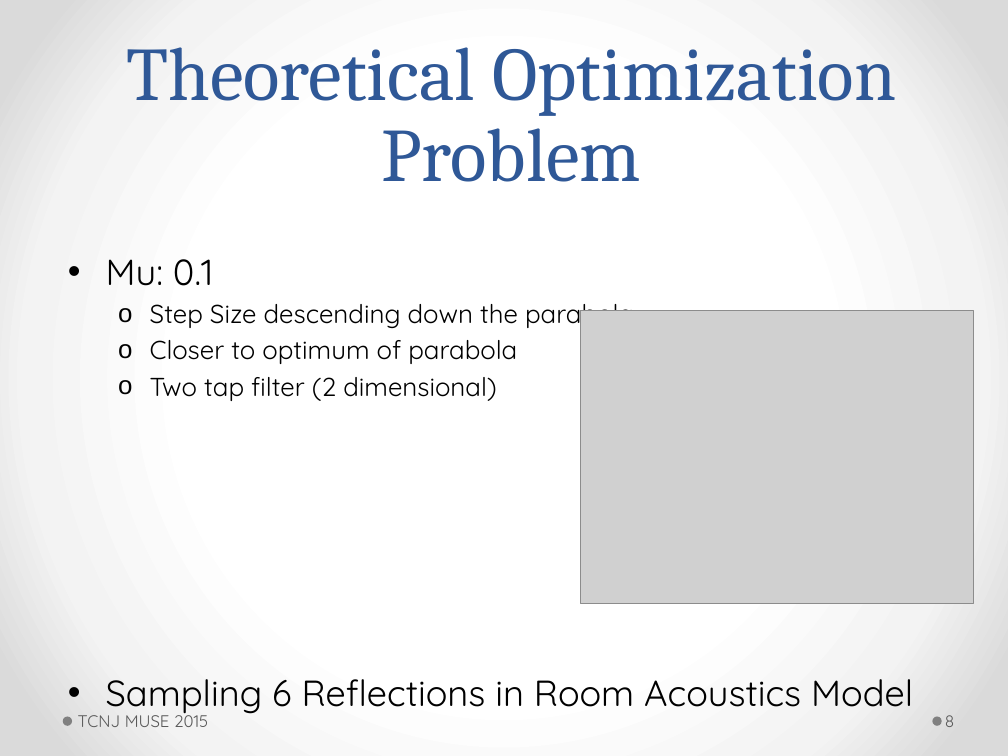
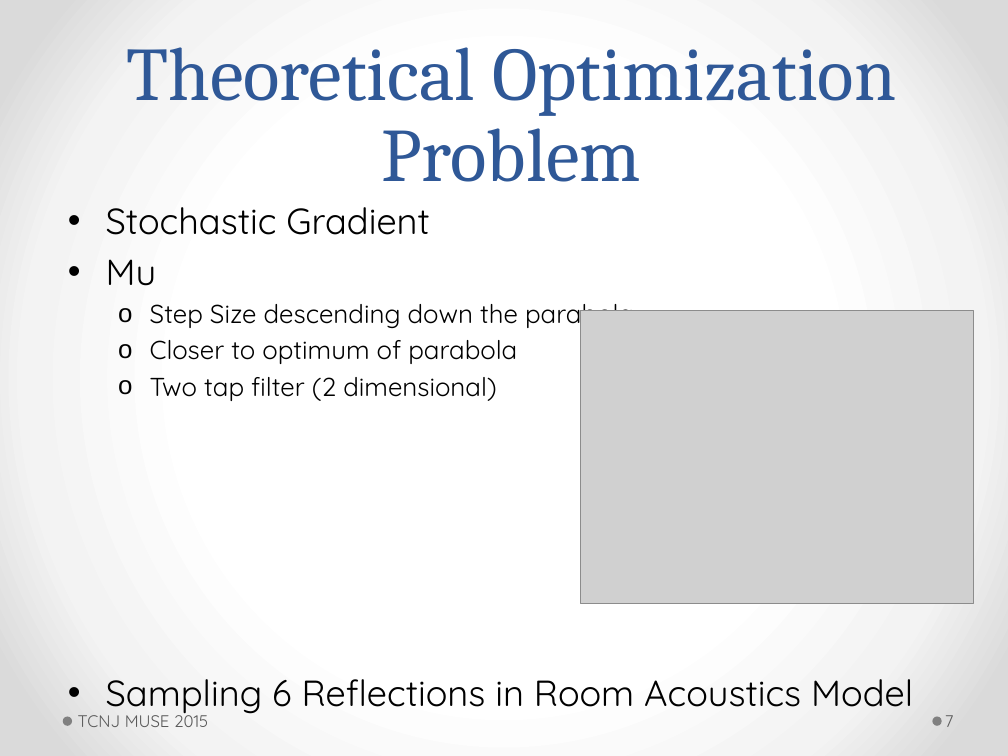
Before and after one commit to ActiveNoiseCancellationResearch/MUSE-Research, a slide deck: slide 7 of proj_anc/doc/jswift/7_23_2015_powerpoint.pptm (slide 8 before the commit). Drawn at 1008x756 pixels with LibreOffice and Linux fonts; fonts in the diff are those of the drawing; grey boxes stand for pictures. Boxes give left, top, right and bottom in pixels: in the first picture for what was removed or moved away, otherwise in the second. Text is boxed around its words. In the diff, an @@ line names an element or a change of style, - is before the commit and + after.

```diff
--- a/proj_anc/doc/jswift/7_23_2015_powerpoint.pptm
+++ b/proj_anc/doc/jswift/7_23_2015_powerpoint.pptm
@@ text at <box>106,207,430,286</box>: text changed @@
-• Mu: 0.1
+• Stochastic Gradient
+• Mu
@@ page number at <box>945,715,954,727</box>: text changed @@
-8
+7
```
Also in this commit, not shown: 7 other slides changed, 1 slide removed, 57 other files.
